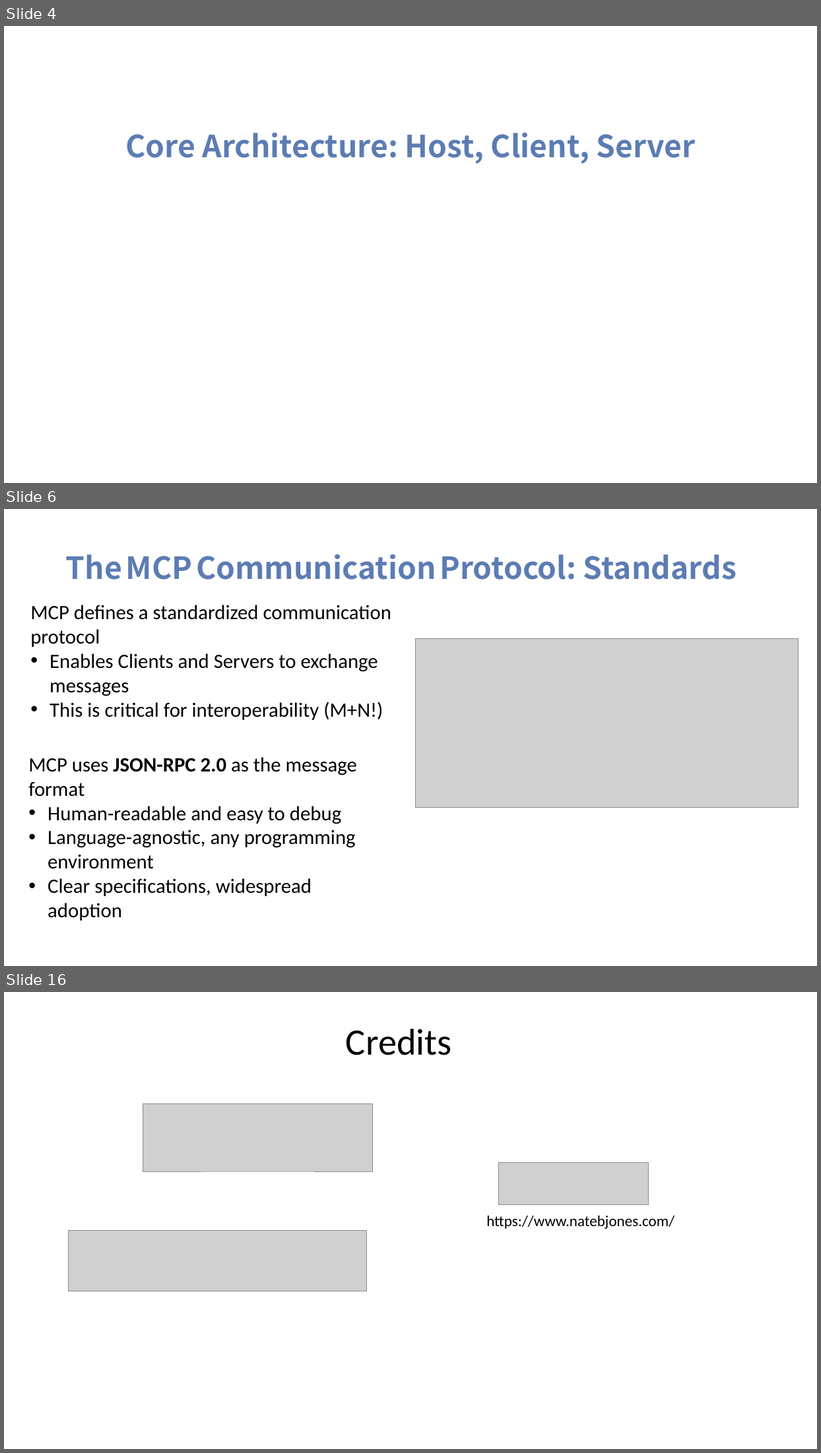
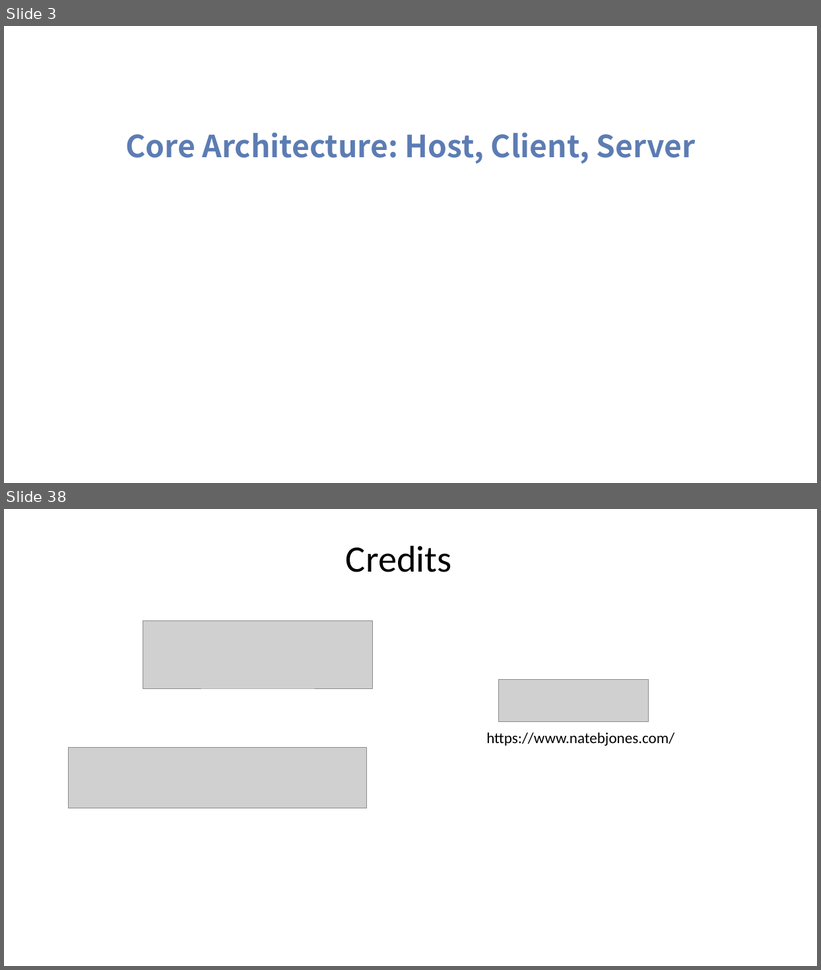
Before and after one commit to tniccum21/LLM_Class, a slide deck: Week10/Week10.pptx. Shown one above the other, each under a label of ours: slides 4, 6 and 16 before the commit, slides 3 and 38 after it; the slides between them are not shown. The pictures are 821x1453 and 821x970 pixels, drawn with LibreOffice and Linux fonts; fonts in the diff are those of the drawing; grey boxes stand for pictures; background and template pictures are left out. Boxes give left, top, right and bottom in pixels: in the first picture for what was removed or moved away, otherwise in the second. Text is boxed around its words. In the diff, an @@ line names an element or a change of style, - is before the commit and + after.

```diff
--- a/Week10/Week10.pptx
+++ b/Week10/Week10.pptx
@@ slide 6 removed at (4,509,817,966), background picture (left out) @@
@@ text removed at (66,554,737,580) @@
-The MCP Communication Protocol: Standards
@@ text removed at (30,605,391,720) @@
-MCP defines a standardized communication protocol
-• Enables Clients and Servers to exchange messages
-• This is critical for interoperability (M+N!)
@@ picture removed at (416,639,799,808) @@
@@ text removed at (28,757,357,921) @@
-MCP uses JSON-RPC 2.0 as the message format
-• Human-readable and easy to debug
-• Language-agnostic, any programming environment
-• Clear specifications, widespread adoption
@@ what was slide 4 is now slide 3 @@
@@ what was slide 16 is now slide 38 @@
```
Also in this commit, not shown: 1 slide changed, 33 slides added, 10 other slides removed, 11 other files.
